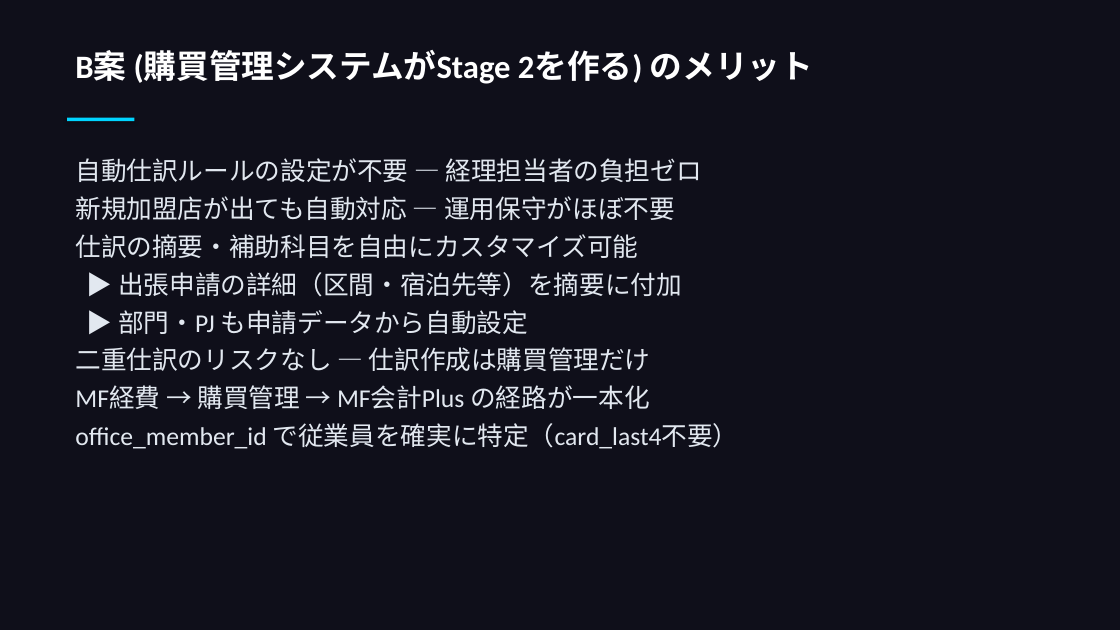
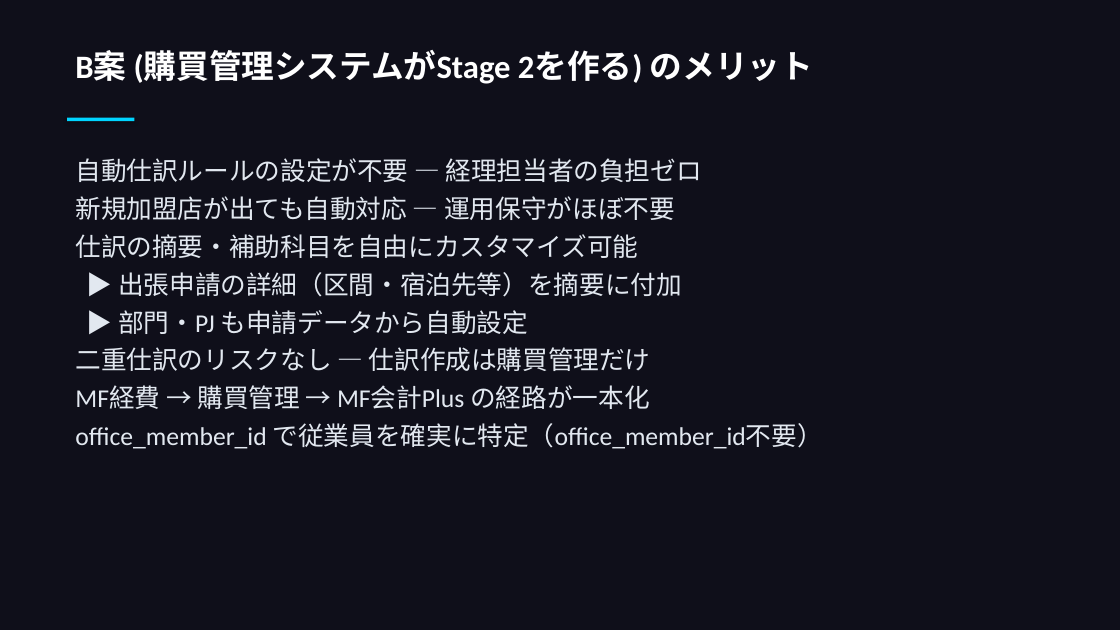
Before and after one commit to takeshiizawa123/next-procurement-poc, a slide deck: slide 16 of docs/workflow-design-b-route.pptx. Drawn at 1120x630 pixels with LibreOffice and Linux fonts; fonts in the diff are those of the drawing. Boxes give left, top, right and bottom in pixels: in the first picture for what was removed or moved away, otherwise in the second. Text is boxed around its words. In the diff, an @@ line names an element or a change of style, - is before the commit and + after.

```diff
--- a/docs/workflow-design-b-route.pptx
+++ b/docs/workflow-design-b-route.pptx
@@ text at (x1=75, y1=423, x2=823, y2=449): text changed @@
-office_member_id で従業員を確実に特定（card_last4不要）
+office_member_id で従業員を確実に特定（office_member_id不要）
```
Also in this commit, not shown: 3 other slides changed, 4 other files.
